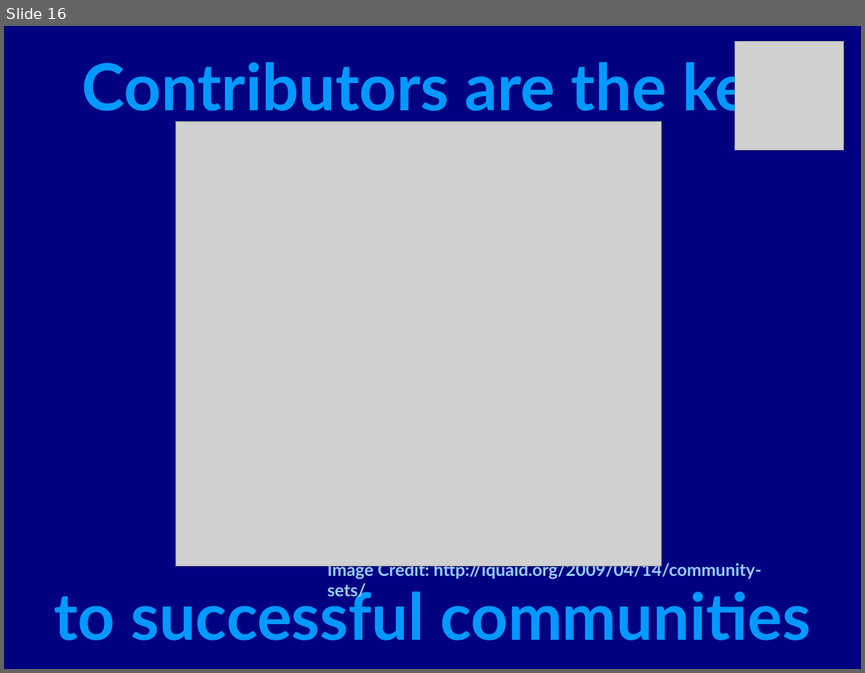
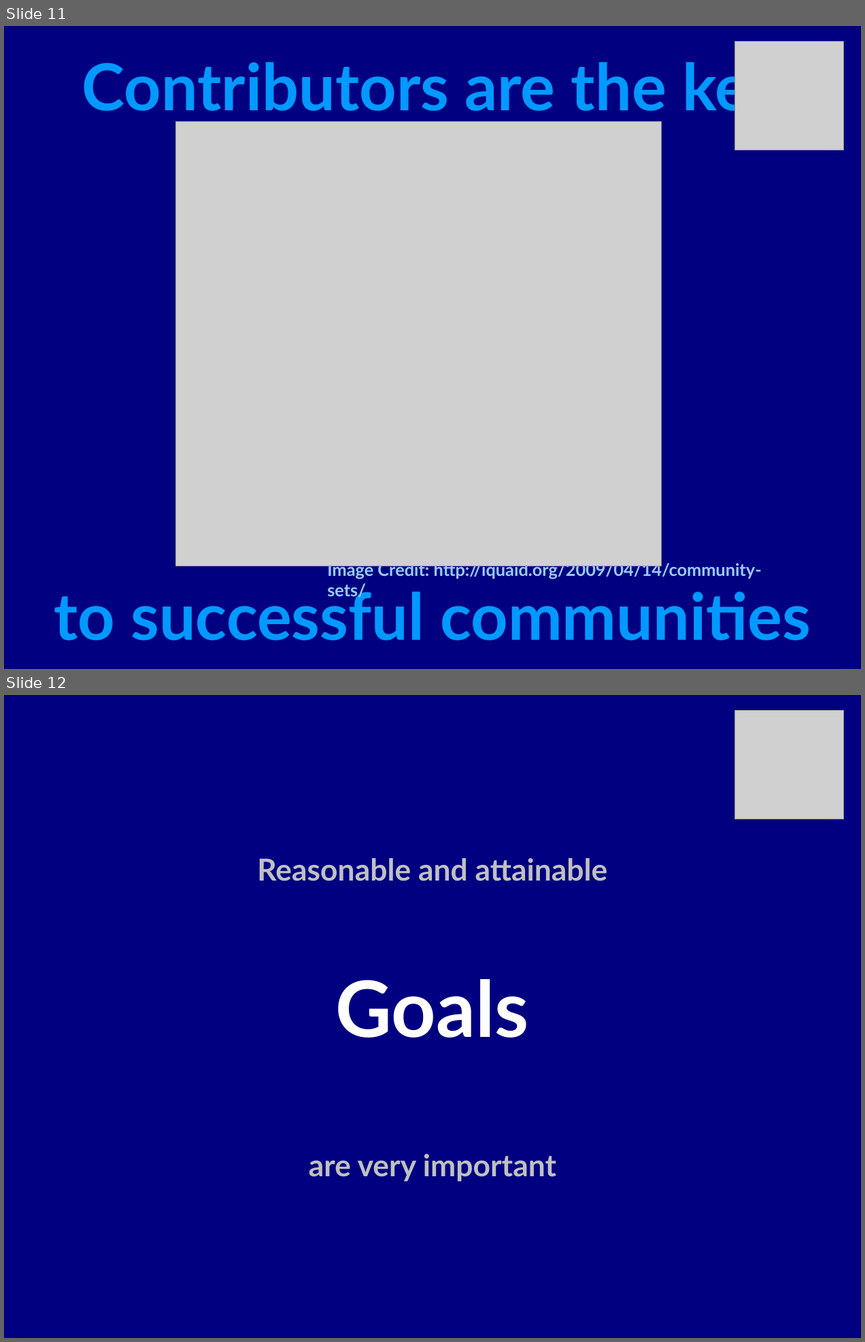
Before and after one commit to gooseproject/main, a slide deck: presentations/rebuilding_enterprise_linux-the_community_way.odp. Shown one above the other, each under a label of ours: slide 16 before the commit, slides 11 and 12 after it. The pictures are 865x673 and 865x1342 pixels, drawn with LibreOffice and Linux fonts; fonts in the diff are those of the drawing; grey boxes stand for pictures. Boxes give left, top, right and bottom in pixels: in the first picture for what was removed or moved away, otherwise in the second. Text is boxed around its words. In the diff, an @@ line names an element or a change of style, - is before the commit and + after.

```diff
--- a/presentations/rebuilding_enterprise_linux-the_community_way.odp
+++ b/presentations/rebuilding_enterprise_linux-the_community_way.odp
@@ slide 12 added at (4,695,861,1338), background #000080 @@
@@ picture added at (735,711,844,819) @@
@@ subtitle added at (257,858,608,1182), 28 pt, text #C0C0C0, bold @@
+Reasonable and attainable
+Goals
+are very important
@@ what was slide 16 is now slide 11 @@
```
Also in this commit, not shown: 13 slides changed, 5 other slides added, 3 other files.
